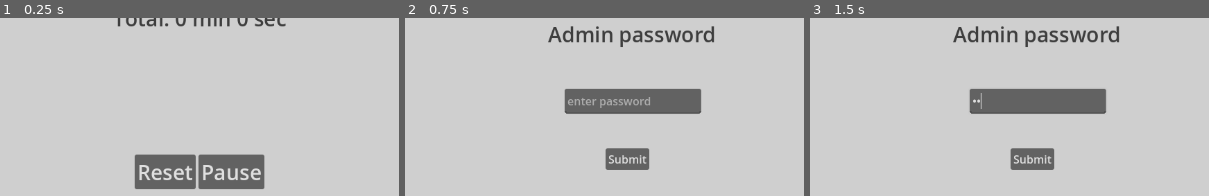
Above: before the commit, frames 1-3 (left to right).
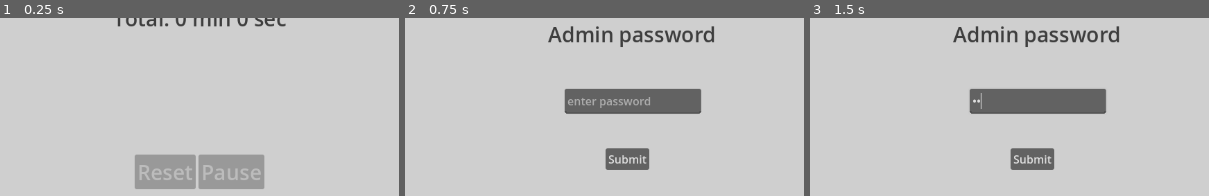
Above: after the commit, the same moments.

Repository: federstedt/screentime
Game: Godot game, scene res://main.tscn
Two runs of this game, one before a commit and one after it. Both use one fixed random seed, a clock stepped at 60 frames per second and the inputs below.
Inputs (mouse positions are % of the whole screen's width and height, from its top left):
- Up to frame 1 (0.25 s): no input
- Up to frame 2 (0.75 s): click "" at 0.5 s
- Up to frame 3 (1.5 s): click (54, 73) at 1.27 s; type "12" at 1.35 s
The pictures show only the part of the screen within x 25-75%, y 50-100%; the shares and areas given below are measured in that part.

The runs differ from the first frame. In frame 1, 5.6% of the frame differs, in the area x 33-67%, y 76-97%; in frame 2, nothing differs; in frame 3, nothing differs.

Commit message:
changed export settings

Diff:
--- a/GUI/base_gui.tscn
+++ b/GUI/base_gui.tscn
@@ -83,11 +83,13 @@
 [node name="ResetButton" type="Button" parent="MainPage/MainContainer/ButtonContainer"]
 layout_mode = 2
 theme = ExtResource("1_ibtl7")
+disabled = true
 text = "Reset"
 
 [node name="PauseButton" type="Button" parent="MainPage/MainContainer/ButtonContainer"]
 layout_mode = 2
 theme = ExtResource("1_ibtl7")
+disabled = true
 text = "Pause"
 metadata/_edit_use_anchors_ = true
 
--- a/main.gd
+++ b/main.gd
@@ -78,11 +78,15 @@
 	admin_locked = false
 	base_gui_node.switch_lock_icon()
 	settings_button.disabled = false
+	reset_button.disabled = false
+	pause_button.disabled = false
 
 func lock_admin_mode() -> void:
 	admin_locked = true
 	base_gui_node.switch_lock_icon()
 	settings_button.disabled = true
+	reset_button.disabled = true
+	pause_button.disabled = true
 
 func _on_admin_login_submitted(passwd: String) -> void:
 	if check_admin_login(passwd):
--- a/project.godot
+++ b/project.godot
@@ -11,9 +11,10 @@
 [application]
 
 config/name="Screen time"
-config/version="0.1"
+config/version="0.2"
 run/main_scene="res://main.tscn"
 config/features=PackedStringArray("4.3", "GL Compatibility")
+boot_splash/show_image=false
 config/icon="res://assets/clock-icon.png"
 config/windows_native_icon="res://assets/clock.ico"
 
Not shown, changed: export_presets.cfg
